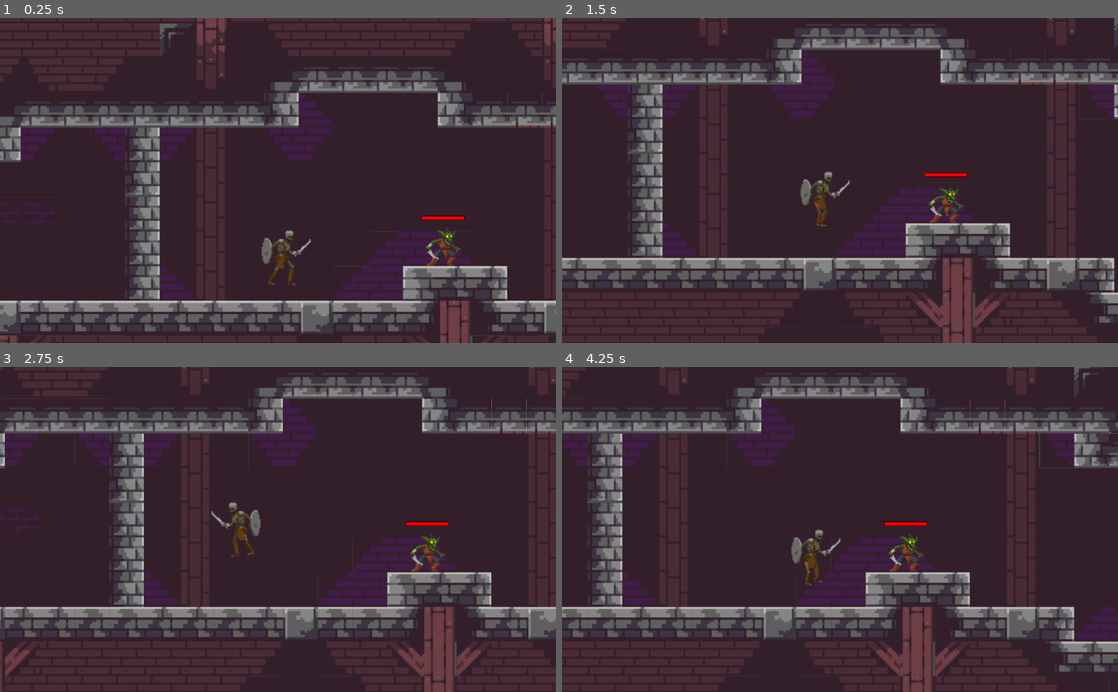
Above: before the commit, frames 1-4 (two rows, left to right).
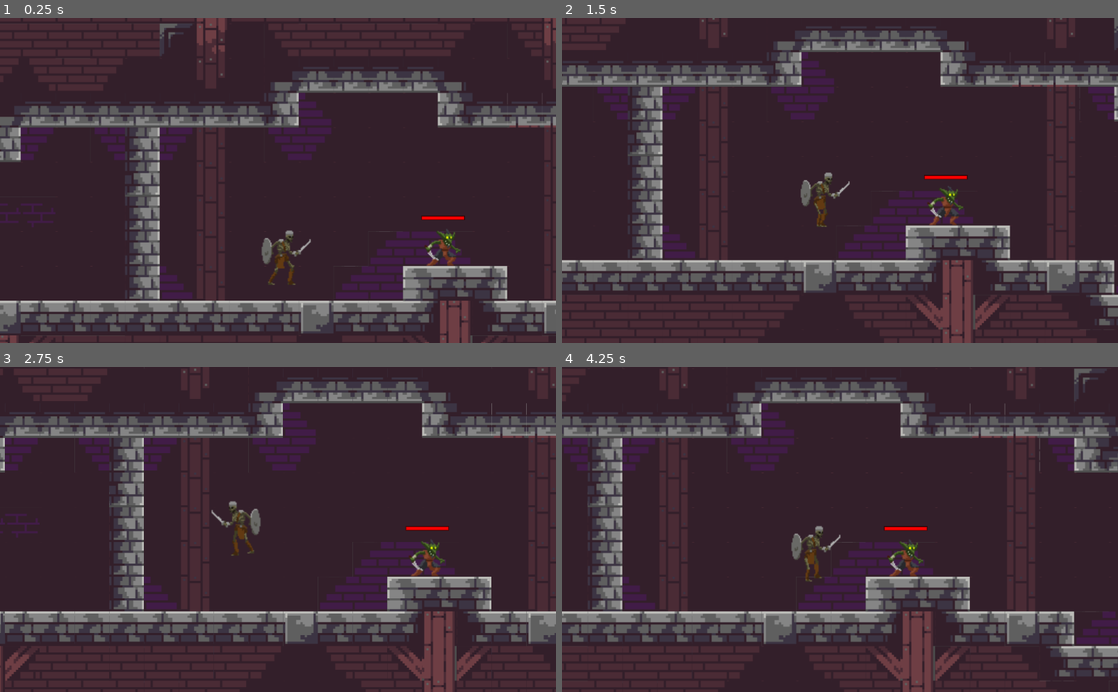
Above: after the commit, the same moments.

Repository: marcotmotta/rpg-godot
Game: Godot game, scene res://Map1.tscn
Same seed, same stepped clock (60 frames per second), same inputs: the game is played once before the commit and once after it.
Inputs:
- Up to frame 1 (0.25 s): no input
- Up to frame 2 (1.5 s): hold D (right) from 0.53 s (still down); tap Space (attack) at 0.6 s; tap Up (up) at 0.77, 0.8, 1.07, 1.35 s
- Up to frame 3 (2.75 s): tap Up (up) at 1.52, 1.82, 2.3 s; tap Space (attack) at 1.55, 2.1 s; release D (right) at 2.03 s; hold A (left) from 2.03 s (still down)
- Up to frame 4 (4.25 s): release A (left) at 2.78 s; hold D (right) from 2.78 s (still down); tap Space (attack) at 2.85 s; tap Up (up) at 3.02, 3.32, 3.6, 3.77, 4.07 s

The runs differ from the first frame. In frame 1, 0.1% of the frame differs, in the area x 76-83%, y 65-76%; in frame 2, 13%; in frame 3, 18%; in frame 4, 19%, in the area x 0-100%, y 0-100%.

Commit message:
Formatting Player Script.

Diff:
--- a/RPG/EnemyGoblin.tscn
+++ b/RPG/EnemyGoblin.tscn
@@ -27,144 +27,144 @@
 atlas = ExtResource( 1 )
 region = Rect2( 450, 0, 150, 150 )
 
-[sub_resource type="AtlasTexture" id=26]
-flags = 4
-atlas = ExtResource( 6 )
-region = Rect2( 0, 0, 150, 150 )
-
-[sub_resource type="AtlasTexture" id=27]
-flags = 4
-atlas = ExtResource( 6 )
-region = Rect2( 150, 0, 150, 150 )
-
-[sub_resource type="AtlasTexture" id=28]
-flags = 4
-atlas = ExtResource( 6 )
-region = Rect2( 300, 0, 150, 150 )
-
-[sub_resource type="AtlasTexture" id=29]
-flags = 4
-atlas = ExtResource( 6 )
+[sub_resource type="AtlasTexture" id=5]
+flags = 4
+atlas = ExtResource( 3 )
+region = Rect2( 0, 0, 150, 150 )
+
+[sub_resource type="AtlasTexture" id=6]
+flags = 4
+atlas = ExtResource( 3 )
+region = Rect2( 150, 0, 150, 150 )
+
+[sub_resource type="AtlasTexture" id=7]
+flags = 4
+atlas = ExtResource( 3 )
+region = Rect2( 300, 0, 150, 150 )
+
+[sub_resource type="AtlasTexture" id=8]
+flags = 4
+atlas = ExtResource( 3 )
+region = Rect2( 450, 0, 150, 150 )
+
+[sub_resource type="AtlasTexture" id=9]
+flags = 4
+atlas = ExtResource( 3 )
+region = Rect2( 600, 0, 150, 150 )
+
+[sub_resource type="AtlasTexture" id=10]
+flags = 4
+atlas = ExtResource( 3 )
 region = Rect2( 750, 0, 150, 150 )
 
-[sub_resource type="AtlasTexture" id=30]
-flags = 4
-atlas = ExtResource( 6 )
+[sub_resource type="AtlasTexture" id=11]
+flags = 4
+atlas = ExtResource( 3 )
 region = Rect2( 900, 0, 150, 150 )
 
-[sub_resource type="AtlasTexture" id=5]
-flags = 4
-atlas = ExtResource( 3 )
-region = Rect2( 0, 0, 150, 150 )
-
-[sub_resource type="AtlasTexture" id=6]
-flags = 4
-atlas = ExtResource( 3 )
-region = Rect2( 150, 0, 150, 150 )
-
-[sub_resource type="AtlasTexture" id=7]
-flags = 4
-atlas = ExtResource( 3 )
-region = Rect2( 300, 0, 150, 150 )
-
-[sub_resource type="AtlasTexture" id=8]
-flags = 4
-atlas = ExtResource( 3 )
-region = Rect2( 450, 0, 150, 150 )
-
-[sub_resource type="AtlasTexture" id=9]
-flags = 4
-atlas = ExtResource( 3 )
-region = Rect2( 600, 0, 150, 150 )
-
-[sub_resource type="AtlasTexture" id=10]
-flags = 4
-atlas = ExtResource( 3 )
+[sub_resource type="AtlasTexture" id=12]
+flags = 4
+atlas = ExtResource( 3 )
+region = Rect2( 1050, 0, 150, 150 )
+
+[sub_resource type="AtlasTexture" id=13]
+flags = 4
+atlas = ExtResource( 6 )
+region = Rect2( 0, 0, 150, 150 )
+
+[sub_resource type="AtlasTexture" id=14]
+flags = 4
+atlas = ExtResource( 6 )
+region = Rect2( 150, 0, 150, 150 )
+
+[sub_resource type="AtlasTexture" id=15]
+flags = 4
+atlas = ExtResource( 6 )
+region = Rect2( 300, 0, 150, 150 )
+
+[sub_resource type="AtlasTexture" id=16]
+flags = 4
+atlas = ExtResource( 6 )
 region = Rect2( 750, 0, 150, 150 )
 
-[sub_resource type="AtlasTexture" id=11]
-flags = 4
-atlas = ExtResource( 3 )
+[sub_resource type="AtlasTexture" id=17]
+flags = 4
+atlas = ExtResource( 6 )
 region = Rect2( 900, 0, 150, 150 )
 
-[sub_resource type="AtlasTexture" id=12]
-flags = 4
-atlas = ExtResource( 3 )
-region = Rect2( 1050, 0, 150, 150 )
-
-[sub_resource type="AtlasTexture" id=13]
-flags = 4
-atlas = ExtResource( 4 )
-region = Rect2( 0, 0, 150, 150 )
-
-[sub_resource type="AtlasTexture" id=14]
-flags = 4
-atlas = ExtResource( 4 )
-region = Rect2( 150, 0, 150, 150 )
-
-[sub_resource type="AtlasTexture" id=15]
-flags = 4
-atlas = ExtResource( 4 )
-region = Rect2( 300, 0, 150, 150 )
-
-[sub_resource type="AtlasTexture" id=16]
-flags = 4
-atlas = ExtResource( 4 )
-region = Rect2( 450, 0, 150, 150 )
-
-[sub_resource type="AtlasTexture" id=17]
-flags = 4
-atlas = ExtResource( 5 )
-region = Rect2( 0, 0, 150, 150 )
-
 [sub_resource type="AtlasTexture" id=18]
 flags = 4
 atlas = ExtResource( 5 )
-region = Rect2( 150, 0, 150, 150 )
+region = Rect2( 0, 0, 150, 150 )
 
 [sub_resource type="AtlasTexture" id=19]
 flags = 4
 atlas = ExtResource( 5 )
-region = Rect2( 300, 0, 150, 150 )
+region = Rect2( 150, 0, 150, 150 )
 
 [sub_resource type="AtlasTexture" id=20]
 flags = 4
 atlas = ExtResource( 5 )
-region = Rect2( 450, 0, 150, 150 )
-
-[sub_resource type="SpriteFrames" id=21]
+region = Rect2( 300, 0, 150, 150 )
+
+[sub_resource type="AtlasTexture" id=21]
+flags = 4
+atlas = ExtResource( 5 )
+region = Rect2( 450, 0, 150, 150 )
+
+[sub_resource type="AtlasTexture" id=22]
+flags = 4
+atlas = ExtResource( 4 )
+region = Rect2( 0, 0, 150, 150 )
+
+[sub_resource type="AtlasTexture" id=23]
+flags = 4
+atlas = ExtResource( 4 )
+region = Rect2( 150, 0, 150, 150 )
+
+[sub_resource type="AtlasTexture" id=24]
+flags = 4
+atlas = ExtResource( 4 )
+region = Rect2( 300, 0, 150, 150 )
+
+[sub_resource type="AtlasTexture" id=25]
+flags = 4
+atlas = ExtResource( 4 )
+region = Rect2( 450, 0, 150, 150 )
+
+[sub_resource type="SpriteFrames" id=26]
 animations = [ {
 "frames": [ SubResource( 1 ), SubResource( 2 ), SubResource( 3 ), SubResource( 4 ) ],
 "loop": true,
 "name": "idle",
 "speed": 5.0
 }, {
-"frames": [ SubResource( 26 ), SubResource( 27 ), SubResource( 28 ), SubResource( 29 ), SubResource( 30 ) ],
-"loop": true,
-"name": "attack",
-"speed": 10.0
-}, {
 "frames": [ SubResource( 5 ), SubResource( 6 ), SubResource( 7 ), SubResource( 8 ), SubResource( 9 ), SubResource( 10 ), SubResource( 11 ), SubResource( 12 ) ],
 "loop": true,
 "name": "run",
 "speed": 10.0
 }, {
-"frames": [ SubResource( 13 ), SubResource( 14 ), SubResource( 15 ), SubResource( 16 ) ],
+"frames": [ SubResource( 13 ), SubResource( 14 ), SubResource( 15 ), SubResource( 16 ), SubResource( 17 ) ],
+"loop": true,
+"name": "attack",
+"speed": 10.0
+}, {
+"frames": [ SubResource( 18 ), SubResource( 19 ), SubResource( 20 ), SubResource( 21 ) ],
+"loop": false,
+"name": "death",
+"speed": 6.0
+}, {
+"frames": [ SubResource( 22 ), SubResource( 23 ), SubResource( 24 ), SubResource( 25 ) ],
 "loop": false,
 "name": "hurt",
 "speed": 10.0
-}, {
-"frames": [ SubResource( 17 ), SubResource( 18 ), SubResource( 19 ), SubResource( 20 ) ],
-"loop": false,
-"name": "death",
-"speed": 6.0
 } ]
 
-[sub_resource type="CapsuleShape2D" id=22]
+[sub_resource type="CapsuleShape2D" id=27]
 radius = 12.8012
 height = 6.87852
 
-[sub_resource type="StyleBoxFlat" id=23]
+[sub_resource type="StyleBoxFlat" id=28]
 bg_color = Color( 1, 0, 0, 1 )
 border_width_left = 1
 border_width_top = 1
@@ -193,22 +193,22 @@
 script = ExtResource( 2 )
 
 [node name="AnimatedSprite" type="AnimatedSprite" parent="."]
-frames = SubResource( 21 )
-animation = "attack"
-frame = 3
+frames = SubResource( 26 )
+animation = "idle"
+frame = 1
 playing = true
 
 [node name="CollisionShape2D" type="CollisionShape2D" parent="."]
 position = Vector2( 0, 10.283 )
-shape = SubResource( 22 )
+shape = SubResource( 27 )
 
 [node name="HealthBar" type="ProgressBar" parent="."]
 margin_left = -20.0
 margin_top = -20.0
 margin_right = 20.0
 margin_bottom = -16.0
-custom_styles/fg = SubResource( 23 )
-custom_styles/bg = SubResource( 24 )
+custom_styles/fg = SubResource( 28 )
+custom_styles/bg = SubResource( 29 )
 value = 100.0
 percent_visible = false
 __meta__ = {
--- a/RPG/Map1.tscn
+++ b/RPG/Map1.tscn
@@ -1,8 +1,8 @@
 [gd_scene load_steps=60 format=2]
 
-[ext_resource path="res://assets/tilesheet/tilesheet_complete.png" type="Texture" id=1]
+[ext_resource path="res://assets/tilesheet/tilesheet_01.png" type="Texture" id=1]
 [ext_resource path="res://Player.tscn" type="PackedScene" id=2]
-[ext_resource path="res://assets/tilesheet/Assets.png" type="Texture" id=3]
+[ext_resource path="res://assets/tilesheet/tilesheet_02.png" type="Texture" id=3]
 [ext_resource path="res://EnemyGoblin.tscn" type="PackedScene" id=4]
 
 [sub_resource type="ConvexPolygonShape2D" id=1]
--- a/RPG/Player.tscn
+++ b/RPG/Player.tscn
@@ -6,6 +6,8 @@
 [ext_resource path="res://assets/characters/Player/Walk.png" type="Texture" id=4]
 [ext_resource path="res://scripts/player_camera.gd" type="Script" id=5]
 [ext_resource path="res://sounds/player/attack.wav" type="AudioStream" id=6]
+[ext_resource path="res://assets/characters/Player/Shield.png" type="Texture" id=7]
+[ext_resource path="res://assets/characters/Player/Death.png" type="Texture" id=8]
 
 [sub_resource type="AtlasTexture" id=1]
 flags = 4
@@ -27,36 +29,6 @@
 atlas = ExtResource( 1 )
 region = Rect2( 450, 0, 150, 150 )
 
-[sub_resource type="AtlasTexture" id=5]
-flags = 4
-atlas = ExtResource( 3 )
-region = Rect2( 900, 0, 150, 150 )
-
-[sub_resource type="AtlasTexture" id=6]
-flags = 4
-atlas = ExtResource( 3 )
-region = Rect2( 1050, 0, 150, 150 )
-
-[sub_resource type="AtlasTexture" id=7]
-flags = 4
-atlas = ExtResource( 4 )
-region = Rect2( 0, 0, 150, 150 )
-
-[sub_resource type="AtlasTexture" id=8]
-flags = 4
-atlas = ExtResource( 4 )
-region = Rect2( 150, 0, 150, 150 )
-
-[sub_resource type="AtlasTexture" id=9]
-flags = 4
-atlas = ExtResource( 4 )
-region = Rect2( 300, 0, 150, 150 )
-
-[sub_resource type="AtlasTexture" id=10]
-flags = 4
-atlas = ExtResource( 4 )
-region = Rect2( 450, 0, 150, 150 )
-
 [sub_resource type="AtlasTexture" id=11]
 flags = 4
 atlas = ExtResource( 3 )
@@ -72,6 +44,76 @@
 atlas = ExtResource( 3 )
 region = Rect2( 750, 0, 150, 150 )
 
+[sub_resource type="AtlasTexture" id=17]
+flags = 4
+atlas = ExtResource( 7 )
+region = Rect2( 0, 0, 150, 150 )
+
+[sub_resource type="AtlasTexture" id=18]
+flags = 4
+atlas = ExtResource( 7 )
+region = Rect2( 150, 0, 150, 150 )
+
+[sub_resource type="AtlasTexture" id=19]
+flags = 4
+atlas = ExtResource( 7 )
+region = Rect2( 300, 0, 150, 150 )
+
+[sub_resource type="AtlasTexture" id=20]
+flags = 4
+atlas = ExtResource( 7 )
+region = Rect2( 450, 0, 150, 150 )
+
+[sub_resource type="AtlasTexture" id=9]
+flags = 4
+atlas = ExtResource( 3 )
+region = Rect2( 900, 0, 150, 150 )
+
+[sub_resource type="AtlasTexture" id=10]
+flags = 4
+atlas = ExtResource( 3 )
+region = Rect2( 1050, 0, 150, 150 )
+
+[sub_resource type="AtlasTexture" id=5]
+flags = 4
+atlas = ExtResource( 4 )
+region = Rect2( 0, 0, 150, 150 )
+
+[sub_resource type="AtlasTexture" id=6]
+flags = 4
+atlas = ExtResource( 4 )
+region = Rect2( 150, 0, 150, 150 )
+
+[sub_resource type="AtlasTexture" id=7]
+flags = 4
+atlas = ExtResource( 4 )
+region = Rect2( 300, 0, 150, 150 )
+
+[sub_resource type="AtlasTexture" id=8]
+flags = 4
+atlas = ExtResource( 4 )
+region = Rect2( 450, 0, 150, 150 )
+
+[sub_resource type="AtlasTexture" id=21]
+flags = 4
+atlas = ExtResource( 8 )
+region = Rect2( 0, 0, 150, 150 )
+
+[sub_resource type="AtlasTexture" id=22]
+flags = 4
+atlas = ExtResource( 8 )
+region = Rect2( 150, 0, 150, 150 )
+
+[sub_resource type="AtlasTexture" id=23]
+flags = 4
+atlas = ExtResource( 8 )
+region = Rect2( 300, 0, 150, 150 )
+
+[sub_resource type="AtlasTexture" id=24]
+flags = 4
+atlas = ExtResource( 8 )
+region = Rect2( 450, 0, 150, 150 )
+
 [sub_resource type="SpriteFrames" id=14]
 animations = [ {
 "frames": [ SubResource( 1 ), SubResource( 2 ), SubResource( 3 ), SubResource( 4 ) ],
@@ -79,20 +121,30 @@
 "name": "idle",
 "speed": 5.0
 }, {
-"frames": [ SubResource( 5 ), SubResource( 6 ) ],
+"frames": [ SubResource( 11 ), SubResource( 12 ), SubResource( 13 ), SubResource( 12 ) ],
 "loop": true,
-"name": "attack2",
+"name": "attack_step_01",
 "speed": 10.0
 }, {
-"frames": [ SubResource( 7 ), SubResource( 8 ), SubResource( 9 ), SubResource( 10 ) ],
+"frames": [ SubResource( 17 ), SubResource( 18 ), SubResource( 19 ), SubResource( 20 ) ],
+"loop": true,
+"name": "block",
+"speed": 5.0
+}, {
+"frames": [ SubResource( 9 ), SubResource( 10 ) ],
+"loop": true,
+"name": "attack_step_02",
+"speed": 10.0
+}, {
+"frames": [ SubResource( 5 ), SubResource( 6 ), SubResource( 7 ), SubResource( 8 ) ],
 "loop": true,
 "name": "run",
 "speed": 10.0
 }, {
-"frames": [ SubResource( 11 ), SubResource( 12 ), SubResource( 13 ), SubResource( 12 ) ],
+"frames": [ SubResource( 21 ), SubResource( 22 ), SubResource( 23 ), SubResource( 24 ) ],
 "loop": true,
-"name": "attack1",
-"speed": 10.0
+"name": "death",
+"speed": 5.0
 } ]
 
 [sub_resource type="CapsuleShape2D" id=15]
@@ -108,7 +160,7 @@
 
 [node name="AnimatedSprite" type="AnimatedSprite" parent="."]
 frames = SubResource( 14 )
-animation = "attack1"
+animation = "death"
 frame = 3
 playing = true
 
@@ -138,7 +190,7 @@
 shape = SubResource( 16 )
 disabled = true
 
-[node name="Attack" type="AudioStreamPlayer" parent="."]
+[node name="AttackSound" type="AudioStreamPlayer" parent="."]
 stream = ExtResource( 6 )
 volume_db = -20.0
 [connection signal="grounded_updated" from="." to="Camera2D" method="_on_Player_grounded_updated"]
--- a/RPG/scripts/player.gd
+++ b/RPG/scripts/player.gd
@@ -1,93 +1,104 @@
 extends KinematicBody2D
 
-# camera signal
+# Camera signal.
 signal grounded_updated(is_grounded)
-
-enum {
-	IDLE,
-	MOVE,
-	ATTACK,
-	HURT,
-	DEAD
-}
 
 export (int) var run_speed = 200
 export (int) var jump_speed = -550
+export (int) var health = 500
 export (int) var damage = 40
 
 onready var global = get_node("/root/global")
 
+var jumping = false
+var blocking = false
+var attacking = false
+var taking_damage = false
 var velocity = Vector2()
-var jumping = false
-var attacking = false
 
-# camera variables
+# Camera variables.
 var is_grounded
 var facing = 0
 
 func _ready():
 	$AnimatedSprite.play("idle")
 
-func get_input():
-	velocity.x = 0
-	facing = 0
+func _input_process():
+	var left = Input.is_action_pressed('left')
 	var right = Input.is_action_pressed('right')
-	var left = Input.is_action_pressed('left')
+	var block = Input.is_action_pressed("down")
 	var jump = Input.is_action_just_pressed('up')
 	var attack = Input.is_action_just_pressed('attack')
 
-	if !attacking:
+	if health > 0 and !attacking and !taking_damage:
+		facing = 1 if right else -1 if left else 0
+
 		if attack:
-			attack_start()
+			attacking = true
+			$AnimatedSprite.play("attack_step_01")
+
 		else:
-			if jump and is_on_floor():
-				jumping = true
-				velocity.y = jump_speed
-			if right:
-				facing += 1
-				velocity.x += run_speed
-				$AnimatedSprite.set_flip_h(false)
-				$AttackRange/CollisionShape2D.position.x = abs($AttackRange/CollisionShape2D.position.x)
-			if left:
-				facing -= 1
-				velocity.x -= run_speed
-				$AnimatedSprite.set_flip_h(true)
-				$AttackRange/CollisionShape2D.position.x = -abs($AttackRange/CollisionShape2D.position.x)
+			if block:
+				$AnimatedSprite.play("block")
+				blocking  = true
 
-			if velocity.x != 0:
-				$AnimatedSprite.play("run")
 			else:
-				$AnimatedSprite.play("idle")
+				if jump and is_on_floor():
+					velocity.y = jump_speed
+					jumping = true
+
+				if right or left:
+					velocity.x += facing * run_speed
+					$AnimatedSprite.set_flip_h(facing < 0)
+					$AttackRange/CollisionShape2D.position.x = facing * abs($AttackRange/CollisionShape2D.position.x)
+					$AnimatedSprite.play("run")
+
+				else:
+					$AnimatedSprite.play("idle")
 
 func _physics_process(delta):
-	get_input()
+	# Camera configs.
+	var was_grounded = is_grounded
+	is_grounded = is_on_floor()
+
+	velocity.x = 0
 	velocity.y += global.gravity * delta
+
+	_input_process()
 
 	velocity = move_and_slide(velocity, global.floor_normal)
 
 	if jumping and is_on_floor():
 		jumping = false
 
-	# Camera configs
-	var was_grounded = is_grounded
-	is_grounded = is_on_floor()
-
 	if was_grounded == null || is_grounded != was_grounded:
 		emit_signal("grounded_updated", is_grounded)
 
-func attack_start():
-	attacking = true
-	$AnimatedSprite.play("attack1")
+func take_damage(damage):
+	if !blocking:
+		health -= damage
+
+		if health > 0:
+			$AnimatedSprite.play("hurt")
+			taking_damage = true
+
+		else:
+			$AnimatedSprite.play("death")
 
 func _on_AnimatedSprite_animation_finished():
-	if $AnimatedSprite.animation == 'attack1':
-		$AnimatedSprite.play("attack2")
-		$Attack.play()
+	if $AnimatedSprite.animation == 'attack_step_01':
 		$AttackRange/CollisionShape2D.disabled = false
-	elif $AnimatedSprite.animation == 'attack2':
-		attacking = false
+		$AnimatedSprite.play("attack_step_02")
+		$AttackSound.play()
+
+	elif $AnimatedSprite.animation == 'attack_step_02':
 		$AttackRange/CollisionShape2D.disabled = true
 		$AnimatedSprite.play("idle")
+		attacking = false
+
+	elif $AnimatedSprite.animation == 'hurt':
+		$AnimatedSprite.play("idle")
+		taking_damage = false
 
 func _on_AttackRange_body_entered(body):
 	if(body.is_in_group('Enemies')):
Not shown: 3 places in RPG/EnemyGoblin.tscn that only renumber resources
Not shown: 1 places in RPG/Player.tscn that only renumber resources
Renamed: RPG/assets/tilesheet/tilesheet_complete.png -> RPG/assets/tilesheet/tilesheet_01.png
Renamed: RPG/assets/tilesheet/Assets.png -> RPG/assets/tilesheet/tilesheet_02.png
